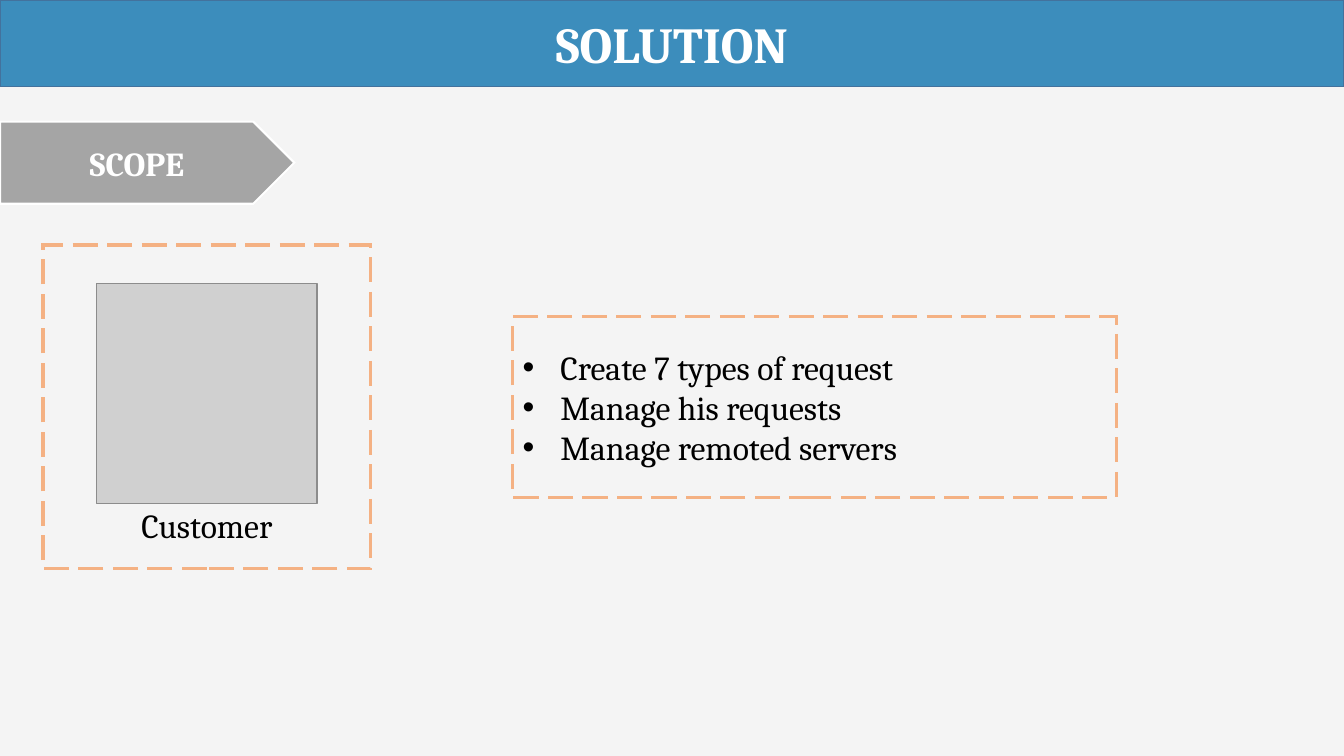
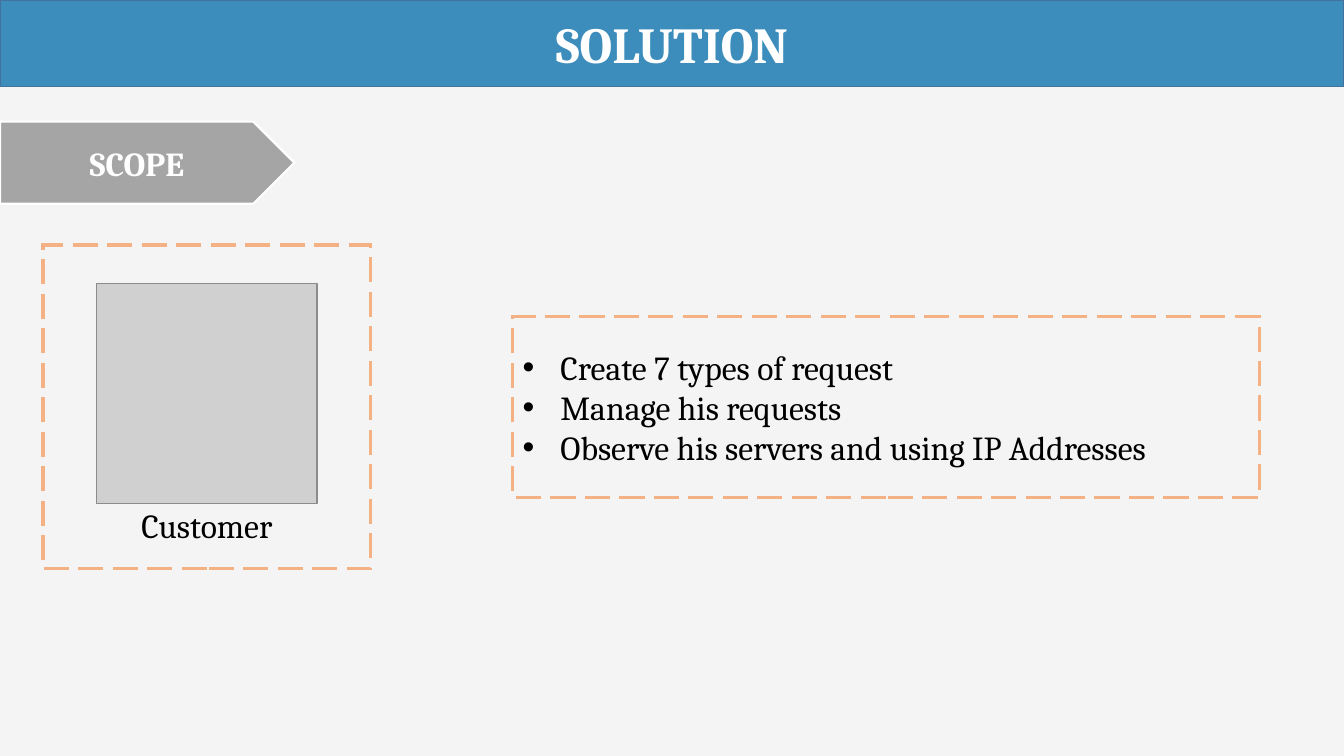
Before and after one commit to haltt051093/IMS-datacenter, a slide deck: slide 15 of Document/Presentation/IMS_20160408_Presentation.pptx. Drawn at 1344x756 pixels with LibreOffice and Linux fonts; fonts in the diff are those of the drawing; grey boxes stand for pictures. Boxes give left, top, right and bottom in pixels: in the first picture for what was removed or moved away, otherwise in the second. Text is boxed around its words. In the diff, an @@ line names an element or a change of style, - is before the commit and + after.

```diff
--- a/Document/Presentation/IMS_20160408_Presentation.pptx
+++ b/Document/Presentation/IMS_20160408_Presentation.pptx
@@ rectangle "Create 7 types of request": place and size @@
-rectangle "Create 7 types of request" at [513, 317, 1117, 497]
+rectangle "Create 7 types of request" at [513, 317, 1260, 497]
@@ text in rectangle at [560, 436, 1146, 468]: text changed @@
-• Manage remoted servers
+• Observe his servers and using IP Addresses
```
Also in this commit, not shown: 9 other slides changed, 12 slides added, 6 other files.
